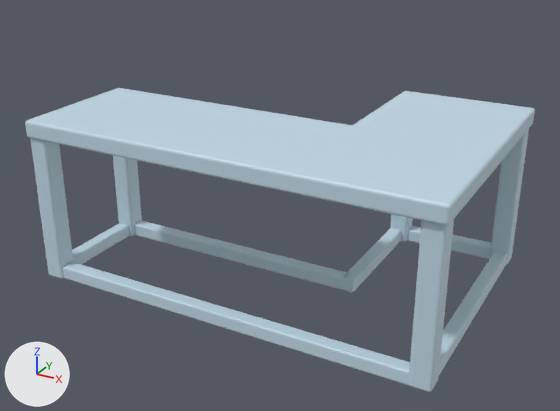
Two versions of the FBX model Assets/Models/Muebles/Mesa L 2.fbx, one commit apart.
Camera for both pictures: a 50 mm camera at (13.99, 0.38, 2.82) aimed at (11.54, 4.82, 0.6). Lighting does not change. The marker at lower left points along +X, +Y and +Z. Where no turn or scale is listed for an object, it has been applied to the vertices.

In view in the first picture: 'Mesa estudio.003'.
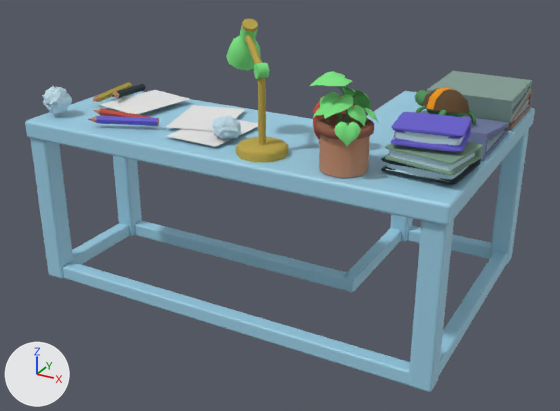
The newer file is also turned or shifted as a whole; pictures and numbers use the older file's frame.

Edits to the bpy script that builds the scene:
```text
Change mat_m_blanco:
    mat_m_blanco.base_color: (0.543, 0.704, 0.801) -> (0.335, 0.633, 0.801)  # white #c3dae7 -> blue #9dd0e7
Add me_plane_007:
    me_plane_007.from_pydata([(-0.206, 0.333, 0.009), (-0.59, 0.412, 0.009), (-0.312, -0.183, 0.009), (-0.696, -0.104, 0.009), (0.527, 0.104, -0.007), (0.135, 0.123, -0.007), (0.503, -0.421, -0.007), (0.111, -0.403, -0.007), (0.255, 0.339, -0.002), (-0.124, 0.24, -0.002), (0.388, -0.17, -0.002), (0.009, -0.269, -0.002)], [], [(0, 1, 3, 2), (4, 5, 7, 6), (8, 9, 11, 10)])
    me_plane_007.materials.append(mat_m_pinturastexture)  # its picture is missing
Add ob_carpeta:
    ob_carpeta = bpy.data.objects.new('Carpeta', me_cube_012)  # 24 vertices, 16 faces; spans x -0.283..0.283, y -0.298..0.283, z -0.079..0.077; in mat_m_blanco_001 (blue #c1deeb), mat_m_carpeta (green #829f95)
    ob_carpeta.location = (12.682, 5.601, 1.366)
Add ob_cube_007:
    ob_cube_007 = bpy.data.objects.new('Cube.007', me_mesh_027)  # 1260 vertices, 1345 faces; spans x -0.215..0.211, y -0.167..0.188, z -0.06..0.05; in mat_m_blanco_001 (blue #c1deeb), mat_m_azul (blue #675dce)
    ob_cube_007.location = (12.739, 4.381, 1.469)
Add ob_planta_008:
    ob_planta_008 = bpy.data.objects.new('Planta.008', me_cube_020)  # 1086 vertices, 939 faces; spans x -0.167..0.169, y -0.211..0.166, z 0.0..0.556; in mat_m_marron_002 (brown #c18a6c), mat_m_green_001 (green #4f9258), mat_m_green (green #7be682), mat_m_marron (brown #5b4224), mat_m_marron_001 (brown #915a45)
    ob_planta_008.location = (12.3, 4.199, 1.226)
Add ob_paperdrawings_005:
    ob_paperdrawings_005 = bpy.data.objects.new('PaperDrawings.005', me_plane_011)  # 16 vertices, 16 faces; spans x -0.085..0.046, y -0.174..0.301, z -0.057..0.039; in mat_m_marron_002 (brown #c18a6c), mat_m_negro (dark cyan #193238)
    ob_paperdrawings_005.location = (10.32, 4.677, 1.294)
Add ob_cube_005:
    ob_cube_005 = bpy.data.objects.new('Cube.005', me_mesh_025)  # 1260 vertices, 1345 faces; spans x -0.238..0.235, y -0.243..0.203, z -0.041..0.041; in mat_m_blanco_001 (blue #c1deeb), mat_m_negro (dark cyan #193238)
    ob_cube_005.location = (12.738, 4.456, 1.271)
Add ob_carpeta_002:
    ob_carpeta_002 = bpy.data.objects.new('Carpeta.002', me_cube_013)  # 24 vertices, 16 faces; spans x -0.283..0.283, y -0.298..0.283, z -0.077..0.079; in mat_m_blanco_001 (blue #c1deeb), mat_m_carpeta_002 (blue #6d799f)
    ob_carpeta_002.location = (12.682, 5.015, 1.301)
    ob_carpeta_002.rotation_euler = (-3.142, 0.0, 0.0)  # degrees (-180, 0, 0)
    ob_carpeta_002.scale = (-1.0, -1.0, -1.0)
Add ob_carpeta_001:
    ob_carpeta_001 = bpy.data.objects.new('Carpeta.001', me_cube_011)  # 24 vertices, 16 faces; spans x -0.283..0.283, y -0.283..0.298, z -0.077..0.079; in mat_m_blanco_001 (blue #c1deeb), mat_m_carpeta_001 (beige #9f7c6e)
    ob_carpeta_001.location = (12.682, 5.668, 1.298)
Add ob_paperdrawings_007:
    ob_paperdrawings_007 = bpy.data.objects.new('PaperDrawings.007', me_plane_013)  # 16 vertices, 16 faces; spans x -0.166..0.291, y -0.066..0.136, z -0.021..0.026; in mat_m_marron_002 (brown #c18a6c), mat_m_azul (blue #675dce)
    ob_paperdrawings_007.location = (10.648, 4.168, 1.274)
Add ob_paperdrawings_002:
    ob_paperdrawings_002 = bpy.data.objects.new('PaperDrawings.002', me_plane_008)  # 162 vertices, 320 faces; spans x -0.088..0.097, y -0.104..0.102, z -0.087..0.101; in mat_m_blanco_001 (blue #c1deeb)
    ob_paperdrawings_002.location = (10.124, 4.201, 1.333)
Add ob_paperdrawings_001:
    ob_paperdrawings_001 = bpy.data.objects.new('PaperDrawings.001', me_plane_007)
    ob_paperdrawings_001.location = (10.973, 4.551, 1.247)
Add ob_paperdrawings_006:
    ob_paperdrawings_006 = bpy.data.objects.new('PaperDrawings.006', me_plane_012)  # 16 vertices, 16 faces; spans x -0.054..0.036, y -0.178..0.305, z -0.021..0.026; in mat_m_marron_002 (brown #c18a6c), mat_m_amarillo (yellow #bba547)
    ob_paperdrawings_006.location = (10.2, 4.618, 1.274)
Add ob_paperdrawings_003:
    ob_paperdrawings_003 = bpy.data.objects.new('PaperDrawings.003', me_plane_009)  # 162 vertices, 320 faces; spans x -0.093..0.107, y -0.097..0.098, z -0.073..0.072; in mat_m_blanco_001 (blue #c1deeb)
    ob_paperdrawings_003.location = (11.448, 4.295, 1.311)
Add ob_lampara_001:
    ob_lampara_001 = bpy.data.objects.new('Lampara.001', me_cylinder_012)  # 181 vertices, 136 faces; spans x -0.369..0.158, y -0.153..0.338, z -0.037..0.738; in mat_m_amarillo (yellow #bba547), mat_m_green_002 (green #7be682)
    ob_lampara_001.location = (11.757, 4.21, 1.245)
Add ob_cube_006:
    ob_cube_006 = bpy.data.objects.new('Cube.006', me_mesh_026)  # 1474 vertices, 1472 faces; spans x -0.243..0.236, y -0.243..0.208, z -0.041..0.041; in mat_m_blanco_001 (blue #c1deeb), mat_m_griss (green #7a9d89)
    ob_cube_006.location = (12.768, 4.401, 1.35)
Add ob_paperdrawings_004:
    ob_paperdrawings_004 = bpy.data.objects.new('PaperDrawings.004', me_plane_010)  # 16 vertices, 16 faces; spans x -0.177..0.305, y -0.038..0.06, z -0.035..0.031; in mat_m_rojo (red #bb4b3d), mat_m_marron_002 (brown #c18a6c)
    ob_paperdrawings_004.location = (10.558, 4.294, 1.267)
Add ob_t_michelangelo_001:
    ob_t_michelangelo_001 = bpy.data.objects.new('T_Michelangelo.001', me_sphere_012)  # 195 vertices, 176 faces; spans x -0.253..0.206, y -0.197..0.194, z -0.105..0.13; in mat_m_marron_003 (brown #5b4224), mat_m_orange (orange #e8950e), mat_m_green_003 (green #4f9258)
    ob_t_michelangelo_001.location = (12.643, 4.94, 1.438)
Add ob_reloj:
    ob_reloj = bpy.data.objects.new('Reloj', me_cube_010)  # 354 vertices, 320 faces; spans x -0.139..0.15, y -0.141..0.114, z -0.003..0.349; in mat_m_blanco_001 (blue #c1deeb), mat_m_rojo (red #bb4b3d), mat_m_negro_001 (dark cyan #203e47)
    ob_reloj.location = (12.097, 4.514, 1.22)
```

Boxes (x1, y1, x2, y2) around the edits, measured in the pictures (560 x 411 px):
'Mesa estudio.003', recoloured
    both: (25, 88, 535, 392)
'Planta.008', added
    after: (309, 71, 378, 178)
'Carpeta', added
    after: (427, 71, 532, 122)
'Lampara.001', added
    after: (226, 18, 288, 162)
'PaperDrawings.001', added
    after: (99, 90, 258, 147)
'Cube.007', added (blue)
    after: (391, 112, 472, 152)
'Cube.006', added
    after: (385, 141, 483, 176)
'T_Michelangelo.001', added (brown)
    after: (415, 87, 476, 125)
'Cube.005', added (blue)
    after: (381, 154, 481, 185)
'Carpeta.002', added (blue)
    after: (394, 111, 509, 160)
'PaperDrawings.002', added (blue)
    after: (42, 85, 72, 113)
'PaperDrawings.003', added
    after: (212, 116, 241, 140)
'PaperDrawings.007', added (blue)
    after: (88, 116, 159, 126)
'Carpeta.001', added
    after: (467, 88, 532, 130)
'PaperDrawings.004', added
    after: (93, 108, 154, 118)
'PaperDrawings.006', added
    after: (92, 82, 132, 102)
'PaperDrawings.005', added
    after: (112, 84, 146, 98)
'Reloj', added
    after: (313, 96, 356, 144)
